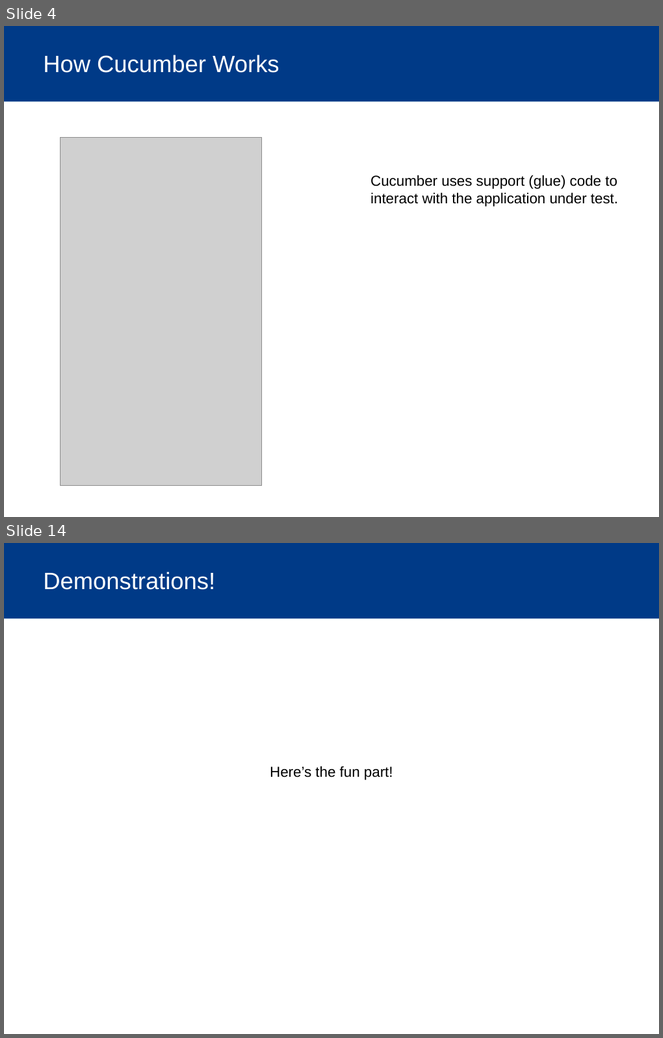
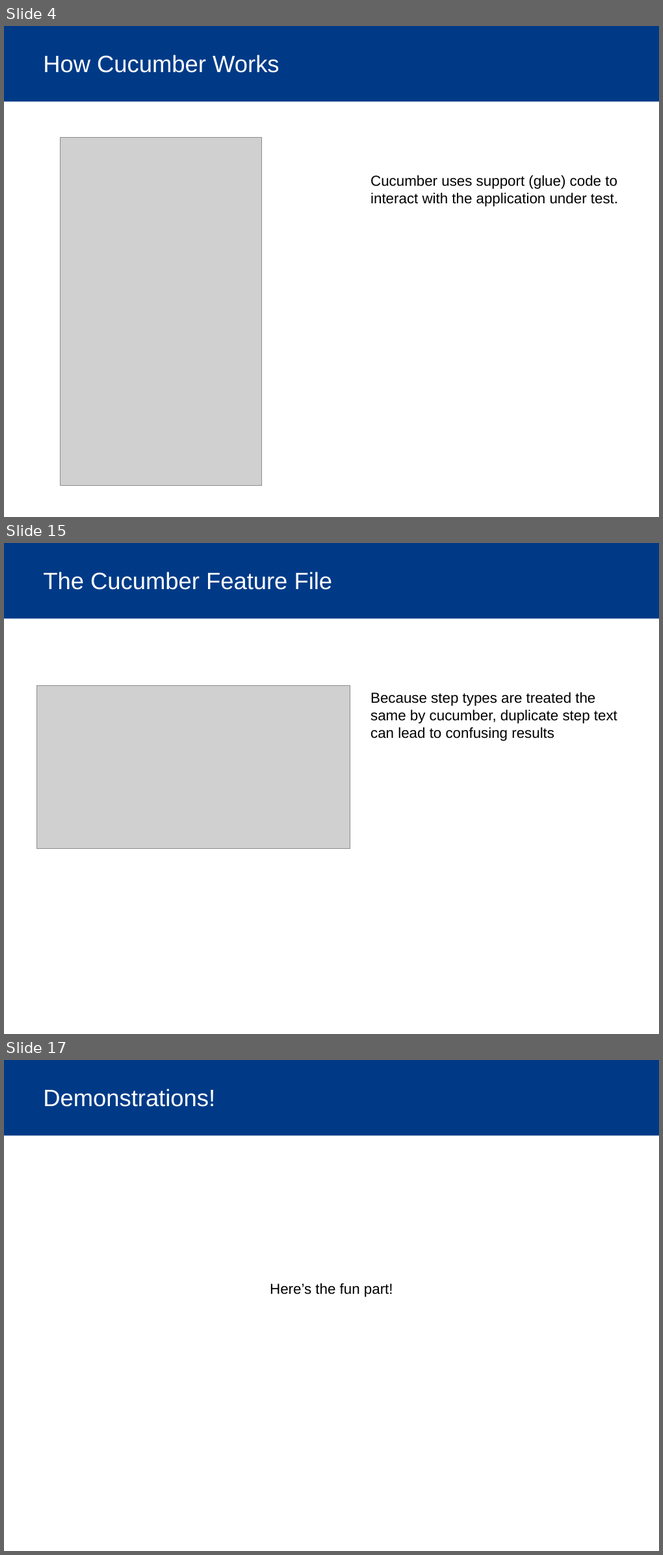
Before and after one commit to bmanley91/cucumber-test, a slide deck: Cucumber.pptx. Shown one above the other, each under a label of ours: slides 4 and 14 before the commit, slides 4, 15 and 17 after it; the slides between them are not shown. The pictures are 663x1038 and 663x1555 pixels, drawn with LibreOffice and Linux fonts; fonts in the diff are those of the drawing; grey boxes stand for pictures; background and template pictures are left out. Boxes give left, top, right and bottom in pixels: in the first picture for what was removed or moved away, otherwise in the second. Text is boxed around its words. In the diff, an @@ line names an element or a change of style, - is before the commit and + after.

```diff
--- a/Cucumber.pptx
+++ b/Cucumber.pptx
@@ slide 15 added at (4,543,659,1034), background #FFFFFF; not listed: 1 template element that a slide beside it also shows @@
@@ title added at (43,572,333,590), 26 pt, text #FFFFFF @@
+The Cucumber Feature File
@@ picture added at (36,685,350,849) @@
@@ text added at (371,692,618,741), 16 pt, text #000000 @@
+Because step types are treated the same by cucumber, duplicate step text can lead to confusing results
@@ what was slide 14 is now slide 17 @@
```
Also in this commit, not shown: 9 slides changed, 2 other slides added.
